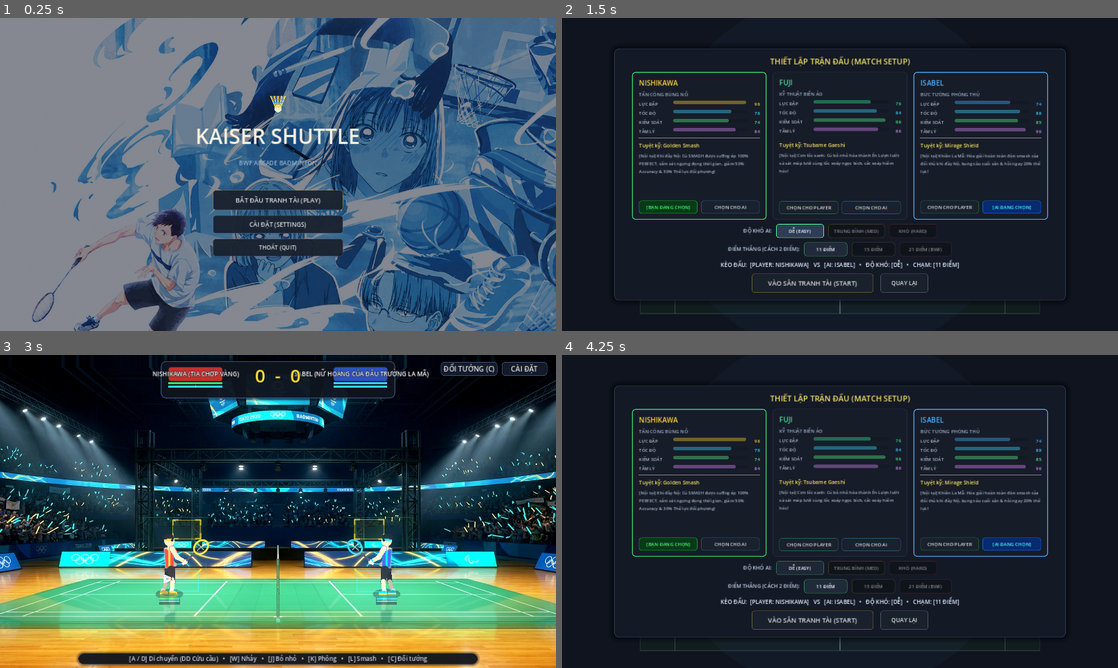
Above: before the commit, frames 1-4 (two rows, left to right).
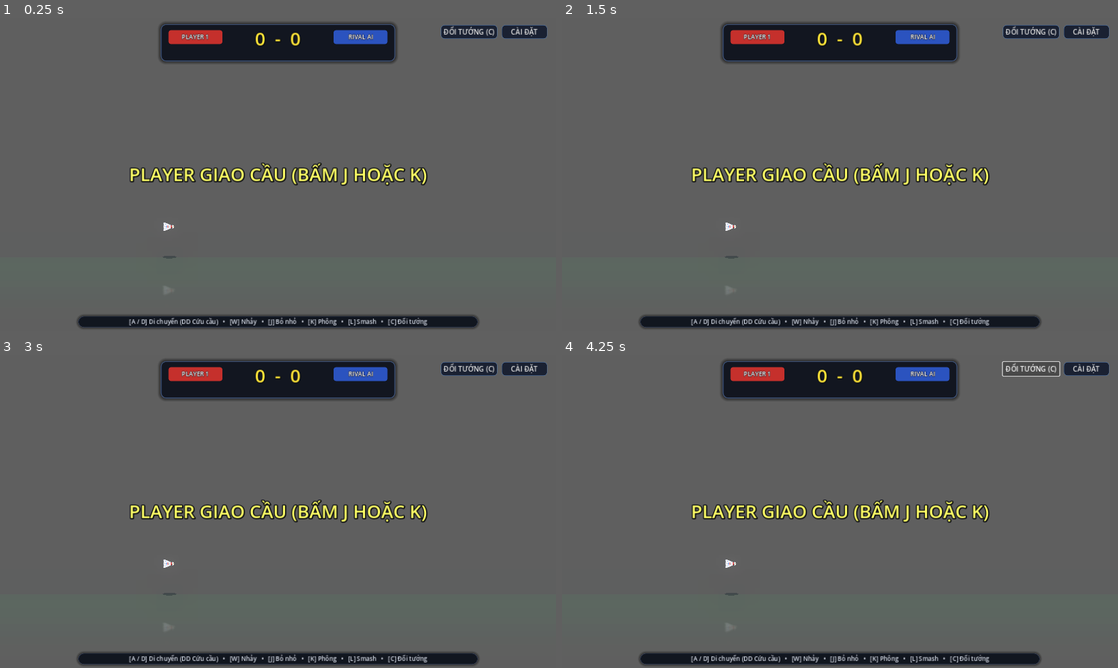
Above: after the commit, the same moments.

Repository: Lurz0205/kaiser-shuttle
Game: Godot game, scene res://scenes/Main.tscn
Two runs of this game, one before a commit and one after it. Both use one fixed random seed, a clock stepped at 60 frames per second and the inputs below.
Inputs (mouse positions are in pixels of both pictures, inside the frame that each line leads up to):
- Up to frame 1 (0.25 s): no input
- Up to frame 2 (1.5 s): click (840, 199) at 0.5 s, where only the run before the commit has a clickable "BẮT ĐẦU TRANH TÀI (PLAY)"; click (801, 230) at 1.25 s, where only the run before the commit has a clickable "DỄ (EASY)"
- Up to frame 3 (3 s): click (239, 567) at 2 s, where only the run before the commit has a clickable "DỄ (EASY)"; click (250, 621) at 2.75 s, where only the run before the commit has a clickable "VÀO SÂN TRANH TÀI (START)"
- Up to frame 4 (4.25 s): click "ĐỔI TƯỚNG (C)" at 3.5 s

The runs differ from the first frame. In frame 1, 99% of the frame differs, in the area x 0-100%, y 0-100%; in frame 2, 93%; in frame 3, 92%; in frame 4, 93%.
Error after the commit: Parse Error: Preload file "res://assets/characters/nishikawa/head.png" does not exist. (res://scripts/player.gd:2523)

Commit message:
Implement 2D Modular Cutout Rigging for Nishikawa (The Spike style) - player.gd

Diff:
--- a/scripts/player.gd
+++ b/scripts/player.gd
@@ -2310,107 +2310,117 @@
 	var calf_ang_r = joint_thigh_r - facing * joint_knee_flex_r
 	var foot_r = knee_r + Vector2(sin(calf_ang_r), cos(calf_ang_r)) * 26.0
 
-	# LAYER 1: VÙNG KHUẤT PHÍA SAU (ĐẰNG SAU THÂN NGƯỜI)
-	# -------------------------------------------------------------------------
-	# 1. Chân sau (Back Leg)
-	draw_tapered_limb(hip_l, knee_l, 7.0, 5.0, col_shorts_back) # Thigh
-	draw_circle(knee_l, 5.0, col_shorts_back, true, -1.0, true)  # Knee Joint
-	draw_tapered_limb(knee_l, foot_l, 4.6, 3.8, col_skin_back)   # Calf / Shin
-	draw_capsule_segment(foot_l - Vector2(0, 5), foot_l, 3.8, Color(0.75, 0.75, 0.78)) # Sock
-	_draw_shoe(foot_l, facing, col_accent_back)                 # Athletic Shoe
-
-	# 2. Tay sau / Tay không cầm vợt (Off-Arm - Nằm hẳn ở phía sau thân)
+	# 2. Cánh tay sau (Off-Arm - Nằm hẳn ở phía sau thân)
 	var shoulder_off = shoulder_pos + Vector2(-facing * 7.0, 2.0)
 	var elbow_off = shoulder_off + Vector2(sin(joint_upper_off), cos(joint_upper_off)) * 21.0
 	var hand_off = elbow_off + Vector2(sin(joint_fore_off), cos(joint_fore_off)) * 19.0
-	draw_capsule_segment(shoulder_off, shoulder_off + (elbow_off - shoulder_off) * 0.45, 5.0, col_jersey_back) # Ống tay sau
-	draw_tapered_limb(shoulder_off, elbow_off, 4.8, 4.0, col_skin_back) # Bicep sau
-	draw_circle(elbow_off, 4.0, col_skin_back, true, -1.0, true)         # Khuỷu tay sau
-	draw_tapered_limb(elbow_off, hand_off, 4.0, 3.6, col_skin_back)     # Cẳng tay sau
-	draw_circle(hand_off, 4.2, col_skin_back, true, -1.0, true)          # Bàn tay sau
-
-	# LAYER 2: THÂN NGƯỜI & ĐẦU (NẰM Ở GIỮA, ĐÈ LÊN TAY SAU VÀ CHÂN SAU)
-	# -------------------------------------------------------------------------
-	# Quần đùi (Pelvis block)
-	var pelvis_pts = PackedVector2Array([
-		hip_pos + Vector2(-10, -4),
-		hip_pos + Vector2(10, -4),
-		hip_pos + Vector2(11, 10),
-		hip_pos + Vector2(-11, 10)
-	])
-	draw_colored_polygon(pelvis_pts, col_shorts)
-
-	# Áo thi đấu (Torso Jersey Block)
-	var torso_normal = Vector2(-facing * cos(joint_torso), -sin(joint_torso))
-	var p_sh_r = shoulder_pos + torso_normal * 12.0
-	var p_sh_l = shoulder_pos - torso_normal * 12.0
-	var p_hip_r = hip_pos + torso_normal * 9.0
-	var p_hip_l = hip_pos - torso_normal * 9.0
-	var jersey_pts = PackedVector2Array([p_sh_l, p_sh_r, p_hip_r, p_hip_l])
-	if facing < 0.0:
-		jersey_pts.reverse()
-	draw_colored_polygon(jersey_pts, col_jersey)
-	draw_polyline(jersey_pts, Color(1.0, 1.0, 1.0, 0.3), 1.5, true)
-	# Sọc thể thao áo
-	draw_line(shoulder_pos, hip_pos, col_accent, 3.5, true)
-
-	# Đầu & Tóc thể thao
-	draw_capsule_segment(shoulder_pos, head_pos, 4.0, col_skin) # Cổ
-	draw_circle(head_pos, 11.5, col_skin, true, -1.0, true)      # Khuôn mặt
-	# Băng đô thể thao (Headband)
-	draw_line(head_pos + Vector2(-10, -3), head_pos + Vector2(10, -3), col_accent, 4.0, true)
-	# Tóc thể thao vuốt nhọn
-	var hair_poly = PackedVector2Array([
-		head_pos + Vector2(-facing * 11, -3),
-		head_pos + Vector2(-facing * 15, -11),
-		head_pos + Vector2(-facing * 8, -17),
-		head_pos + Vector2(0, -16),
-		head_pos + Vector2(facing * 8, -14),
-		head_pos + Vector2(facing * 11, -3),
-		head_pos + Vector2(0, -6)
-	])
-	if facing < 0.0:
-		hair_poly.reverse()
-	draw_colored_polygon(hair_poly, col_shorts)
-	# Mắt nhìn tập trung
-	draw_circle(head_pos + Vector2(facing * 6.5, -1.5), 2.2, Color(0.1, 0.12, 0.15), true, -1.0, true)
-
-	# LAYER 3: VÙNG NỔI BẬT PHÍA TRƯỚC (ĐÈ LÊN THÂN NGƯỜI)
-	# -------------------------------------------------------------------------
-	# 1. Chân trước (Front Leg)
-	draw_tapered_limb(hip_r, knee_r, 8.5, 6.0, col_shorts) # Thigh
-	draw_circle(knee_r, 6.0, col_shorts, true, -1.0, true)  # Knee Joint
-	draw_tapered_limb(knee_r, foot_r, 5.5, 4.2, col_skin)   # Muscular Calf / Shin
-	draw_capsule_segment(foot_r - Vector2(0, 6), foot_r, 4.2, Color(0.95, 0.95, 0.95)) # White Sock
-	_draw_shoe(foot_r, facing, col_accent)                 # Athletic Shoe
-
-	# 2. Tay trước / Tay cầm vợt (Racket Arm - Nổi bật đè trước ngực và thân)
-	var shoulder_racket = shoulder_pos + Vector2(facing * 6.0, 0.0)
-	var elbow_racket = shoulder_racket + Vector2(sin(joint_upper_racket), cos(joint_upper_racket)) * 23.0
-	var hand_racket = elbow_racket + Vector2(sin(joint_fore_racket), cos(joint_fore_racket)) * 21.0
-
-	# Ống tay áo thi đấu phía trước
-	draw_capsule_segment(shoulder_racket, shoulder_racket + (elbow_racket - shoulder_racket) * 0.45, 6.5, col_jersey)
-	draw_tapered_limb(shoulder_racket, elbow_racket, 5.8, 5.0, col_skin) # Bắp tay vạm vỡ
-	draw_circle(elbow_racket, 5.0, col_skin, true, -1.0, true)           # Khớp khuỷu tay
-	draw_tapered_limb(elbow_racket, hand_racket, 5.0, 4.4, col_skin)     # Cẳng tay trước
-	draw_circle(hand_racket, 5.2, col_skin, true, -1.0, true)            # Bàn tay nắm vợt
-	# Băng cổ tay nổi bật (Wristband)
-	draw_line(hand_racket - (hand_racket - elbow_racket).normalized() * 5.0, hand_racket, col_accent, 5.0, true)
+
+	# Cánh tay trước (Racket Arm - Nổi bật đè trước ngực và thân)
+	var shoulder_racket = shoulder_pos + Vector2(facing * 7.0, 2.0)
+	var elbow_racket = shoulder_racket + Vector2(sin(joint_upper_racket), cos(joint_upper_racket)) * 21.0
+	var hand_racket = elbow_racket + Vector2(sin(joint_fore_racket), cos(joint_fore_racket)) * 19.0
 
 	# 3. Cây vợt cầu lông (Badminton Racket)
 	# Vector hướng cán vợt: facing lật hướng X hoàn toàn đối xứng giữa Player và AI
 	var racket_dir = Vector2(facing * cos(joint_racket_angle), sin(joint_racket_angle)).normalized()
-	var grip_end = hand_racket - racket_dir * 8.0
-	var shaft_end = hand_racket + racket_dir * 32.0
-	var head_center = shaft_end + racket_dir * 18.0
-
-	# Cán cầm vợt (Grip wrap)
-	draw_line(grip_end, hand_racket + racket_dir * 4.0, Color(0.95, 0.95, 0.95), 4.5, true)
-	# Thân đũa vợt (Carbon Shaft)
-	draw_line(hand_racket + racket_dir * 4.0, shaft_end, Color(0.25, 0.3, 0.38), 3.0, true)
-	# Khung mặt vợt (Isometric Oval Head)
-	_draw_racket_head(head_center, racket_dir.angle(), col_racket)
+
+	var is_nishikawa = stats and (stats.character_id == "nishikawa" or stats.special_skill_id == "golden_smash")
+	if is_nishikawa:
+		_draw_textured_nishikawa(
+			hip_pos, shoulder_pos, head_pos,
+			hip_l, knee_l, foot_l,
+			hip_r, knee_r, foot_r,
+			shoulder_off, elbow_off, hand_off,
+			shoulder_racket, elbow_racket, hand_racket,
+			racket_dir
+		)
+	else:
+		# LAYER 1: VÙNG KHUẤT PHÍA SAU (ĐẰNG SAU THÂN NGƯỜI)
+		# -------------------------------------------------------------------------
+		# 1. Chân sau (Back Leg)
+		draw_tapered_limb(hip_l, knee_l, 7.0, 5.0, col_shorts_back) # Thigh
+		draw_circle(knee_l, 5.0, col_shorts_back, true, -1.0, true)  # Knee Joint
+		draw_tapered_limb(knee_l, foot_l, 4.6, 3.8, col_skin_back)   # Calf / Shin
+		draw_capsule_segment(foot_l - Vector2(0, 5), foot_l, 3.8, Color(0.75, 0.75, 0.78)) # Sock
+		_draw_shoe(foot_l, facing, col_accent_back)                 # Athletic Shoe
+
+		# 2. Tay sau / Tay không cầm vợt (Off-Arm - Nằm hẳn ở phía sau thân)
+		draw_capsule_segment(shoulder_off, shoulder_off + (elbow_off - shoulder_off) * 0.45, 5.0, col_jersey_back) # Ống tay sau
+		draw_tapered_limb(shoulder_off, elbow_off, 4.8, 4.0, col_skin_back) # Bicep sau
+		draw_circle(elbow_off, 4.0, col_skin_back, true, -1.0, true)         # Khuỷu tay sau
+		draw_tapered_limb(elbow_off, hand_off, 4.0, 3.6, col_skin_back)     # Cẳng tay sau
+		draw_circle(hand_off, 4.2, col_skin_back, true, -1.0, true)          # Bàn tay sau
+
+		# LAYER 2: THÂN NGƯỜI & ĐẦU (NẰM Ở GIỮA, ĐÈ LÊN TAY SAU VÀ CHÂN SAU)
+		# -------------------------------------------------------------------------
+		# Quần đùi (Pelvis block)
+		var pelvis_pts = PackedVector2Array([
+			hip_pos + Vector2(-10, -4),
+			hip_pos + Vector2(10, -4),
+			hip_pos + Vector2(11, 10),
+			hip_pos + Vector2(-11, 10)
+		])
+		draw_colored_polygon(pelvis_pts, col_shorts)
+
+		# Áo thi đấu (Torso Jersey Block)
+		var torso_normal = Vector2(-facing * cos(joint_torso), -sin(joint_torso))
+		var p_sh_r = shoulder_pos + torso_normal * 12.0
+		var p_sh_l = shoulder_pos - torso_normal * 12.0
+		var p_hip_r = hip_pos + torso_normal * 9.0
+		var p_hip_l = hip_pos - torso_normal * 9.0
+		var jersey_pts = PackedVector2Array([p_sh_l, p_sh_r, p_hip_r, p_hip_l])
+		if facing < 0.0:
+			jersey_pts.reverse()
+		draw_colored_polygon(jersey_pts, col_jersey)
+		draw_polyline(jersey_pts, Color(1.0, 1.0, 1.0, 0.3), 1.5, true)
+		# Sọc thể thao áo
+		draw_line(shoulder_pos, hip_pos, col_accent, 3.5, true)
+
+		# Đầu & Tóc thể thao
+		draw_capsule_segment(shoulder_pos, head_pos, 4.0, col_skin) # Cổ
+		draw_circle(head_pos, 11.5, col_skin, true, -1.0, true)      # Khuôn mặt
+		# Băng đô thể thao (Headband)
+		draw_line(head_pos + Vector2(-10, -3), head_pos + Vector2(10, -3), col_accent, 4.0, true)
+		# Tóc thể thao vuốt nhọn
+		var hair_poly = PackedVector2Array([
+			head_pos + Vector2(-facing * 11, -3),
+			head_pos + Vector2(-facing * 15, -11),
+			head_pos + Vector2(-facing * 8, -17),
+			head_pos + Vector2(0, -16),
+			head_pos + Vector2(facing * 8, -14),
+			head_pos + Vector2(facing * 11, -3),
+			head_pos + Vector2(0, -6)
+		])
+		if facing < 0.0:
+			hair_poly.reverse()
+		draw_colored_polygon(hair_poly, col_shorts)
+		# Mắt nhìn tập trung
+		draw_circle(head_pos + Vector2(facing * 6.5, -1.5), 2.2, Color(0.1, 0.12, 0.15), true, -1.0, true)
+
+		# LAYER 3: VÙNG NỔI BẬT PHÍA TRƯỚC (ĐÈ LÊN THÂN NGƯỜI)
+		# -------------------------------------------------------------------------
+		# 1. Chân trước (Front Leg)
+		draw_tapered_limb(hip_r, knee_r, 8.5, 6.0, col_shorts) # Thigh
+		draw_circle(knee_r, 6.0, col_shorts, true, -1.0, true)  # Knee Joint
+		draw_tapered_limb(knee_r, foot_r, 5.5, 4.2, col_skin)   # Muscular Calf / Shin
+		draw_capsule_segment(foot_r - Vector2(0, 6), foot_r, 4.2, Color(0.95, 0.95, 0.95)) # White Sock
+		_draw_shoe(foot_r, facing, col_accent)                 # Athletic Shoe
+
+		# 2. Tay trước / Tay cầm vợt (Racket Arm - Nổi bật đè trước ngực và thân)
+		draw_capsule_segment(shoulder_racket, shoulder_racket + (elbow_racket - shoulder_racket) * 0.45, 6.5, col_jersey)
+		draw_tapered_limb(shoulder_racket, elbow_racket, 5.8, 5.0, col_skin) # Bắp tay vạm vỡ
+		draw_circle(elbow_racket, 5.0, col_skin, true, -1.0, true)           # Khớp khuỷu tay
+		draw_tapered_limb(elbow_racket, hand_racket, 5.0, 4.4, col_skin)     # Cẳng tay trước
+		draw_circle(hand_racket, 5.2, col_skin, true, -1.0, true)            # Bàn tay nắm vợt
+		draw_line(hand_racket - (hand_racket - elbow_racket).normalized() * 5.0, hand_racket, col_accent, 5.0, true)
+
+		# 3. Cây vợt cầu lông hình học
+		var grip_end = hand_racket - racket_dir * 8.0
+		var shaft_end = hand_racket + racket_dir * 32.0
+		var head_center = shaft_end + racket_dir * 18.0
+		draw_line(grip_end, hand_racket + racket_dir * 4.0, Color(0.95, 0.95, 0.95), 4.5, true)
+		draw_line(hand_racket + racket_dir * 4.0, shaft_end, Color(0.25, 0.3, 0.38), 3.0, true)
+		_draw_racket_head(head_center, racket_dir.angle(), col_racket)
 
 	# 4. Vệt gió chém khi vung vợt (Wind Slash Effect)
 	if is_swinging:
@@ -2505,3 +2515,127 @@
 		var ang = (TAU / segs) * i
 		pts.append(center + Vector2(cos(ang) * rx, sin(ang) * ry))
 	draw_colored_polygon(pts, col)
+
+
+# ==========================================================
+# 2D MODULAR SKELETAL RIG (THE SPIKE STYLE - NISHIKAWA)
+# ==========================================================
+static var tex_nishi_head: Texture2D = preload("res://assets/characters/nishikawa/head.png")
+static var tex_nishi_torso: Texture2D = preload("res://assets/characters/nishikawa/torso.png")
+static var tex_nishi_pelvis: Texture2D = preload("res://assets/characters/nishikawa/pelvis.png")
+static var tex_nishi_arm_upper: Texture2D = preload("res://assets/characters/nishikawa/arm_upper.png")
+static var tex_nishi_arm_fore: Texture2D = preload("res://assets/characters/nishikawa/arm_fore.png")
+static var tex_nishi_hand: Texture2D = preload("res://assets/characters/nishikawa/hand.png")
+static var tex_nishi_thigh: Texture2D = preload("res://assets/characters/nishikawa/thigh.png")
+static var tex_nishi_shin: Texture2D = preload("res://assets/characters/nishikawa/shin.png")
+static var tex_nishi_shoe: Texture2D = preload("res://assets/characters/nishikawa/shoe.png")
+static var tex_nishi_racket: Texture2D = preload("res://assets/characters/nishikawa/racket.png")
+
+
+func _draw_textured_bone(tex: Texture2D, p1: Vector2, p2: Vector2, width_scale: float = 1.0, pivot_ratio_y: float = 0.08, tint: Color = Color.WHITE) -> void:
+	if not tex:
+		return
+	var diff = p2 - p1
+	var bone_len = diff.length()
+	if bone_len < 0.001:
+		return
+	var angle = diff.angle()
+	var tex_w = tex.get_width()
+	var tex_h = tex.get_height()
+	var s_y = bone_len / max(tex_h * 0.88, 1.0)
+	var s_x = s_y * width_scale * facing
+	draw_set_transform(p1, angle - PI * 0.5, Vector2(s_x, s_y))
+	draw_texture(tex, Vector2(-tex_w * 0.5, -tex_h * pivot_ratio_y), tint)
+	draw_set_transform(Vector2.ZERO, 0.0, Vector2.ONE)
+
+
+func _draw_textured_nishikawa(
+	hip_pos: Vector2, shoulder_pos: Vector2, head_pos: Vector2,
+	hip_l: Vector2, knee_l: Vector2, foot_l: Vector2,
+	hip_r: Vector2, knee_r: Vector2, foot_r: Vector2,
+	shoulder_off: Vector2, elbow_off: Vector2, hand_off: Vector2,
+	shoulder_racket: Vector2, elbow_racket: Vector2, hand_racket: Vector2,
+	racket_dir: Vector2
+) -> void:
+	var tint_back = Color(0.72, 0.72, 0.78, 1.0)
+
+	# LAYER 1: BACK LIMBS (ĐẰNG SAU THÂN)
+	_draw_textured_bone(tex_nishi_thigh, hip_l, knee_l, 1.0, 0.08, tint_back)
+	_draw_textured_bone(tex_nishi_shin, knee_l, foot_l, 1.0, 0.05, tint_back)
+
+	# Back Shoe
+	if tex_nishi_shoe:
+		var shoe_w = tex_nishi_shoe.get_width()
+		var shoe_h = tex_nishi_shoe.get_height()
+		var shoe_s = 22.0 / shoe_w
+		draw_set_transform(foot_l, 0.0, Vector2(shoe_s * facing, shoe_s))
+		draw_texture(tex_nishi_shoe, Vector2(-shoe_w * 0.35, -shoe_h * 0.25), tint_back)
+		draw_set_transform(Vector2.ZERO, 0.0, Vector2.ONE)
+
+	# Back Arm
+	_draw_textured_bone(tex_nishi_arm_upper, shoulder_off, elbow_off, 1.0, 0.08, tint_back)
+	_draw_textured_bone(tex_nishi_arm_fore, elbow_off, hand_off, 1.0, 0.06, tint_back)
+
+	# LAYER 2: PELVIS, TORSO, HEAD (THÂN VÀ ĐẦU)
+	# Pelvis / Shorts
+	if tex_nishi_pelvis:
+		var pel_w = tex_nishi_pelvis.get_width()
+		var pel_h = tex_nishi_pelvis.get_height()
+		var pel_s = 25.0 / pel_h
+		draw_set_transform(hip_pos, 0.0, Vector2(pel_s * facing, pel_s))
+		draw_texture(tex_nishi_pelvis, Vector2(-pel_w * 0.5, -pel_h * 0.35))
+		draw_set_transform(Vector2.ZERO, 0.0, Vector2.ONE)
+
+	# Torso / Jersey
+	if tex_nishi_torso:
+		var tor_w = tex_nishi_torso.get_width()
+		var tor_h = tex_nishi_torso.get_height()
+		var tor_s = 46.0 / tor_h
+		draw_set_transform(hip_pos + Vector2(0, 4), joint_torso * 0.3, Vector2(tor_s * facing, tor_s))
+		draw_texture(tex_nishi_torso, Vector2(-tor_w * 0.5, -tor_h * 0.95))
+		draw_set_transform(Vector2.ZERO, 0.0, Vector2.ONE)
+
+	# Head
+	if tex_nishi_head:
+		var head_w = tex_nishi_head.get_width()
+		var head_h = tex_nishi_head.get_height()
+		var head_s = 32.0 / head_h
+		draw_set_transform(head_pos, joint_torso * 0.2, Vector2(head_s * facing, head_s))
+		draw_texture(tex_nishi_head, Vector2(-head_w * 0.45, -head_h * 0.55))
+		draw_set_transform(Vector2.ZERO, 0.0, Vector2.ONE)
+
+	# LAYER 3: FRONT LIMBS & RACKET (NỔI BẬT PHÍA TRƯỚC)
+	_draw_textured_bone(tex_nishi_thigh, hip_r, knee_r, 1.0, 0.08)
+	_draw_textured_bone(tex_nishi_shin, knee_r, foot_r, 1.0, 0.05)
+
+	# Front Shoe
+	if tex_nishi_shoe:
+		var shoe_w = tex_nishi_shoe.get_width()
+		var shoe_h = tex_nishi_shoe.get_height()
+		var shoe_s = 22.0 / shoe_w
+		draw_set_transform(foot_r, 0.0, Vector2(shoe_s * facing, shoe_s))
+		draw_texture(tex_nishi_shoe, Vector2(-shoe_w * 0.35, -shoe_h * 0.25))
+		draw_set_transform(Vector2.ZERO, 0.0, Vector2.ONE)
+
+	# Front Arm
+	_draw_textured_bone(tex_nishi_arm_upper, shoulder_racket, elbow_racket, 1.0, 0.08)
+	_draw_textured_bone(tex_nishi_arm_fore, elbow_racket, hand_racket, 1.0, 0.06)
+
+	# Hand
+	if tex_nishi_hand:
+		var hand_w = tex_nishi_hand.get_width()
+		var hand_h = tex_nishi_hand.get_height()
+		var hand_s = 14.0 / hand_h
+		draw_set_transform(hand_racket, 0.0, Vector2(hand_s * facing, hand_s))
+		draw_texture(tex_nishi_hand, Vector2(-hand_w * 0.5, -hand_h * 0.5))
+		draw_set_transform(Vector2.ZERO, 0.0, Vector2.ONE)
+
+	# Badminton Racket
+	if tex_nishi_racket:
+		var r_w = tex_nishi_racket.get_width()
+		var r_h = tex_nishi_racket.get_height()
+		var r_s = 62.0 / r_h
+		var r_angle = racket_dir.angle() - PI * 0.5
+		draw_set_transform(hand_racket, r_angle, Vector2(r_s * facing, r_s))
+		draw_texture(tex_nishi_racket, Vector2(-r_w * 0.5, -r_h * 0.85))
+		draw_set_transform(Vector2.ZERO, 0.0, Vector2.ONE)
